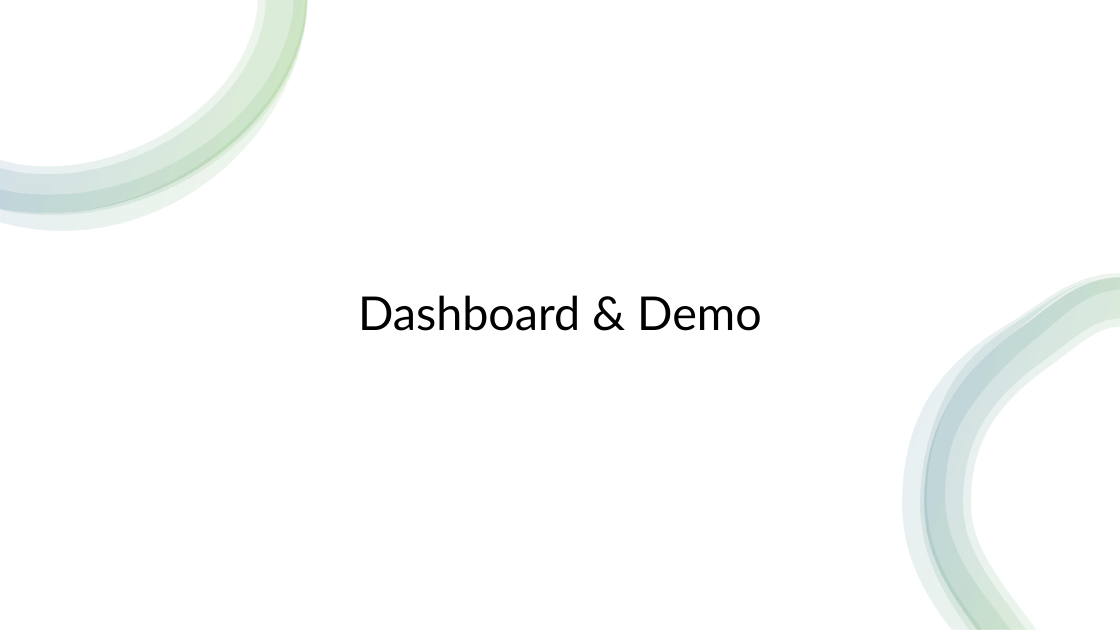
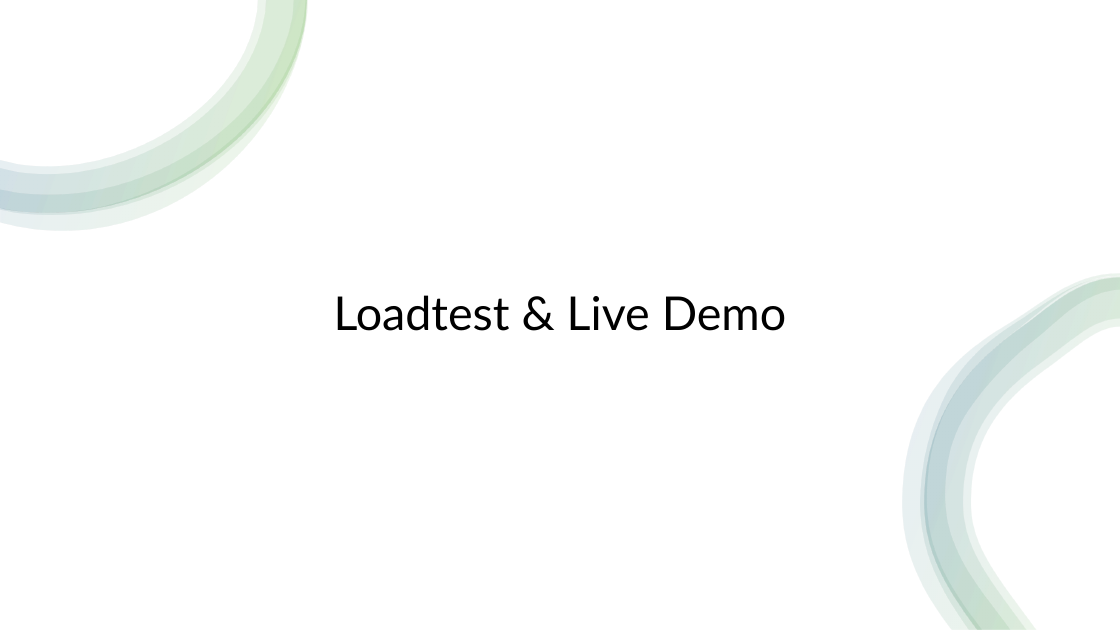
Before and after one commit to Kikoszzz/nopCommerce, a slide deck: slide 6 of ENTREGA/Apresentação1.pptx. Drawn at 1120x630 pixels with LibreOffice and Linux fonts; fonts in the diff are those of the drawing. Boxes give left, top, right and bottom in pixels: in the first picture for what was removed or moved away, otherwise in the second. Text is boxed around its words. In the diff, an @@ line names an element or a change of style, - is before the commit and + after.

```diff
--- a/ENTREGA/Apresentação1.pptx
+++ b/ENTREGA/Apresentação1.pptx
@@ text at (334,295,787,331): text changed @@
-Dashboard & Demo
+Loadtest & Live Demo
```
Also in this commit, not shown: 5 other slides changed, 1 slide added.
